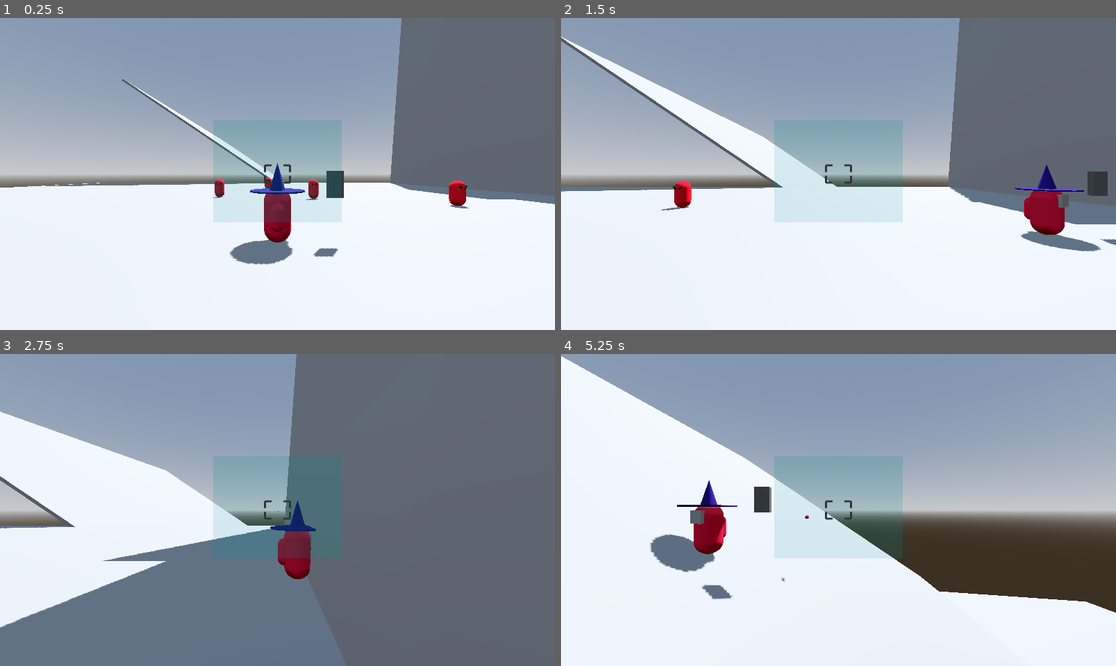
Above: before the commit, frames 1-4 (two rows, left to right).
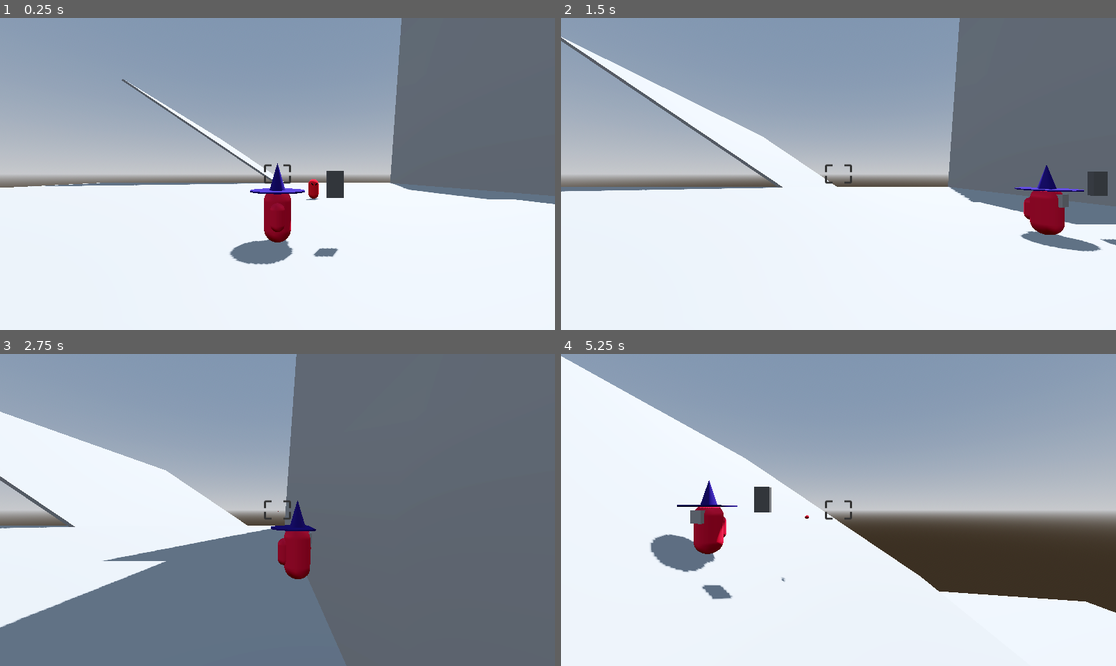
Above: after the commit, the same moments.

Repository: lead0lead/godot-3d-bullet-hell
Game: Godot game, scene res://scenes/main.tscn
Two runs of this game, one before a commit and one after it. Both use one fixed random seed, a clock stepped at 60 frames per second and the inputs below.
Inputs (mouse positions are in pixels of both pictures, inside the frame that each line leads up to):
- Up to frame 1 (0.25 s): no input
- Up to frame 2 (1.5 s): tap Enter at 0.5 s; move the mouse to (960, 158) at 0.52 s; hold D (right) 0.53-1.28 s; hold Shift (boost) 0.53-1.28 s; tap Space (jump) at 0.77 s; move the mouse to (727, 189) at 1.27 s; hold S (back) from 1.28 s (still down); tap X (dash) at 1.35 s
- Up to frame 3 (2.75 s): tap Space (jump) at 1.52 s; move the mouse to (333, 441) at 2.02 s; release S (back) at 2.03 s; press the mouse at (333, 441) at 2.03 s; hold D (right) from 2.03 s (still down)
- Up to frame 4 (5.25 s): move the mouse to (810, 572) at 2.77 s; release D (right) at 2.78 s; release the mouse at (810, 572) at 2.78 s; hold W (forward) 2.78-3.53 s; tap F (toggle-flight) at 2.85 s; tap Space (jump) at 3.02, 3.77, 4.52 s; move the mouse to (1005, 556) at 3.52 s; hold Shift (boost) 3.53-4.28 s; hold A (left) 3.53-5.03 s; move the mouse to (672, 463) at 4.27 s; tap X (dash) at 4.35 s; move the mouse to (866, 510) at 5.02 s; press the mouse at (866, 510) at 5.03 s; hold S (back) from 5.03 s (still down)

The runs differ from the first frame. In frame 1, 7.1% of the frame differs, in the area x 38-85%, y 32-66%; in frame 2, 7.5%, in the area x 17-62%, y 32-66%; in frame 3, 3.5%; in frame 4, 6.5%.

Commit message:
Remove enemy detection system for lockon

Diff:
--- a/scenes/main.tscn
+++ b/scenes/main.tscn
@@ -84,12 +84,3 @@
 
 [node name="Enemy" parent="." instance=ExtResource("2_gfefn")]
 transform = Transform3D(1, 0, 0, 0, 1, 0, 0, 0, 1, 3.6401, 0, -13.0629)
-
-[node name="Enemy2" parent="." instance=ExtResource("2_gfefn")]
-transform = Transform3D(1, 0, 0, 0, 1, 0, 0, 0, 1, -6.29375, 0, -14.6302)
-
-[node name="Enemy3" parent="." instance=ExtResource("2_gfefn")]
-transform = Transform3D(1, 0, 0, 0, 1, 0, 0, 0, 1, 14.0998, 0, -8.43278)
-
-[node name="Enemy4" parent="." instance=ExtResource("2_gfefn")]
-transform = Transform3D(1, 0, 0, 0, 1, 0, 0, 0, 1, -1.48522, 0, -24.7789)
--- a/scenes/player.tscn
+++ b/scenes/player.tscn
@@ -38,17 +38,6 @@
 [sub_resource type="CapsuleShape3D" id="CapsuleShape3D_4rsci"]
 
 [sub_resource type="SphereShape3D" id="SphereShape3D_7xni4"]
-
-[sub_resource type="BoxShape3D" id="BoxShape3D_x7nii"]
-size = Vector3(5, 4, 100)
-
-[sub_resource type="StandardMaterial3D" id="StandardMaterial3D_06kpu"]
-transparency = 1
-albedo_color = Color(0, 0.882353, 0.819608, 0.196078)
-
-[sub_resource type="BoxMesh" id="BoxMesh_bnhyk"]
-material = SubResource("StandardMaterial3D_06kpu")
-size = Vector3(0.5, 0.4, 100)
 
 [sub_resource type="SphereShape3D" id="SphereShape3D_vjbo1"]
 
@@ -109,16 +98,6 @@
 unique_name_in_owner = true
 target_position = Vector3(0, 0, -1000)
 
-[node name="Area3D" type="Area3D" parent="CameraPivot/SpringArm3D/PlayerCamera"]
-transform = Transform3D(1, 0, 0, 0, 1, 0, 0, 0, 1, 0, 0.00999999, -50.795)
-collision_mask = 16
-
-[node name="CollisionShape3D" type="CollisionShape3D" parent="CameraPivot/SpringArm3D/PlayerCamera/Area3D"]
-shape = SubResource("BoxShape3D_x7nii")
-
-[node name="MeshInstance3D" type="MeshInstance3D" parent="CameraPivot/SpringArm3D/PlayerCamera/Area3D"]
-mesh = SubResource("BoxMesh_bnhyk")
-
 [node name="TextureRect" type="TextureRect" parent="CameraPivot/SpringArm3D/PlayerCamera"]
 custom_minimum_size = Vector2(64, 64)
 anchors_preset = 8
@@ -152,6 +131,3 @@
 mesh = SubResource("BoxMesh_ia2wk")
 
 [node name="Muzzle" type="Node3D" parent="RangedWeaponPivot/SpringArm3D/RangedWeapon"]
-
-[connection signal="body_entered" from="CameraPivot/SpringArm3D/PlayerCamera/Area3D" to="RangedWeaponPivot/SpringArm3D/RangedWeapon" method="_on_area_3d_body_entered"]
-[connection signal="body_exited" from="CameraPivot/SpringArm3D/PlayerCamera/Area3D" to="RangedWeaponPivot/SpringArm3D/RangedWeapon" method="_on_area_3d_body_exited"]
--- a/scripts/ranged_weapon.gd
+++ b/scripts/ranged_weapon.gd
@@ -44,22 +44,3 @@
 		b.shoot = true
 		await get_tree().create_timer(_rate_of_fire).timeout
 		_can_fire = true
-
-func _on_area_3d_body_entered(body: Node3D) -> void:
-	if body.is_in_group("Enemy"):
-		_enemies_in_view.append(body)
-		print("Enemy spotted")
-		print(_enemies_in_view)
-
-func _on_area_3d_body_exited(body: Node3D) -> void:
-	if body.is_in_group("Enemy"):
-		_enemies_in_view.erase(body)
-		print("enemy left view")
-		print(_enemies_in_view)
-
-func _find_closest_lockon_target():
-	return _enemies_in_view.reduce(func(closest, target):
-		return target if (_player.global_basis.z.dot(_player.global_position
-		- target.global_position)
-		< _player.global_basis.z.dot(_player.global_position
-		- target.global_position)) else closest)
Not shown: 1 places in scenes/player.tscn that only renumber resources
